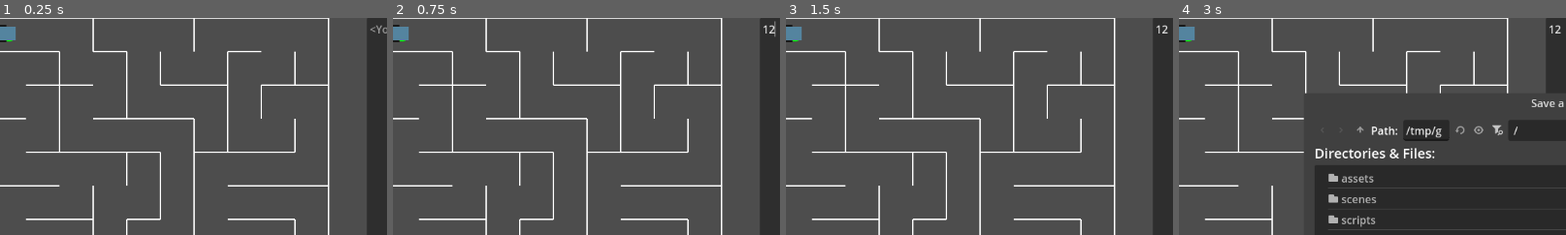
Above: before the commit, frames 1-4 (left to right).
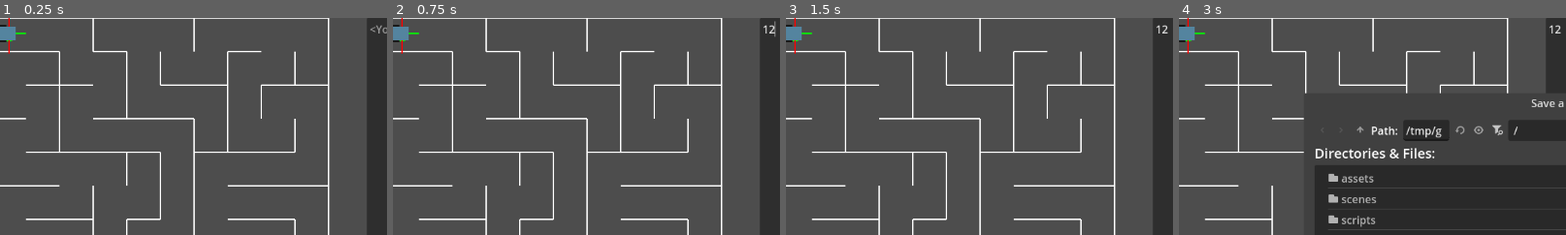
Above: after the commit, the same moments.

Repository: jamesabsolom/micromouse
Game: Godot game, scene res://scenes/main.tscn
Same seed, same stepped clock (60 frames per second), same inputs: the game is played once before the commit and once after it.
Inputs (mouse positions are % of the whole screen's width and height, from its top left):
- Up to frame 1 (0.25 s): no input
- Up to frame 2 (0.75 s): click (74, 47) at 0.52 s; type "12" at 0.6 s
- Up to frame 3 (1.5 s): click "RUN CODE" at 1.25 s
- Up to frame 4 (3 s): click "STOP" at 2 s; click "SAVE CODE" at 2.75 s
The pictures show only the part of the screen within x 1-51%, y 0-50%; the shares and areas given below are measured in that part.

The runs differ from the first frame. In frame 1, less than 0.1% of the frame differs, in the area x 2-7%, y 0-17%; in frame 2, less than 0.1%; in frame 3, less than 0.1%; in frame 4, less than 0.1%.

Commit message:
Added alot of new interpreter features and changed to indentation-based syntax

Diff:
--- a/scenes/mouse.tscn
+++ b/scenes/mouse.tscn
@@ -82,7 +82,7 @@
 
 [node name="FrontProx" type="RayCast2D" parent="."]
 position = Vector2(10, 0)
-target_position = Vector2(20, 0)
+target_position = Vector2(15, 0)
 
 [node name="RightProx" type="RayCast2D" parent="."]
 position = Vector2(0, 10)
--- a/scripts/globals.gd
+++ b/scripts/globals.gd
@@ -3,9 +3,10 @@
 ## DEBUG SETTINGS ##
 var interpreter_debug_enabled := false
 var debug_enabled := false
+var sensor_debug := false
 
 ## MOUSE SETTINGS ##
-var move_speed := 2
+var move_speed := 5
 var move_delay := 0.01
 var turn_delay := 0.01
-var repeat_delay := 0
+var repeat_delay := 0.01
--- a/scripts/mouse.gd
+++ b/scripts/mouse.gd
@@ -5,38 +5,58 @@
 var start_position: Vector2
 var start_rotation: float
 
-func _ready():
+@onready var front_prox: RayCast2D = $FrontProx
+@onready var left_prox: RayCast2D = $LeftProx
+@onready var right_prox: RayCast2D = $RightProx
+
+func _ready() -> void:
 	move_speed = Globals.move_speed
 	start_position = position
 	start_rotation = rotation
-	if Globals.debug_enabled:
-		print("HELLO FROM THE MOUSE")
-		print("THE MOUSE KNOWS WHERE IT IS")
-		print("THE MOUSE IS AT", start_position)
+	# Always enable processing so _process and _draw run each frame
+	set_process(true)
+	# Ensure raycasts are active
+	for rc in [front_prox, left_prox, right_prox]:
+		rc.enabled = true
 
-func move_forward():
+func _process(_delta: float) -> void:
+	# Update raycasts and redraw each frame
+	for rc in [front_prox, left_prox, right_prox]:
+		rc.force_raycast_update()
+	queue_redraw()
+
+func _draw() -> void:
+	# Draw each RayCast2D; red when colliding, green when not
+	for rc in [front_prox, left_prox, right_prox]:
+		var origin = to_local(rc.global_position)
+		var endpoint = to_local(rc.global_transform * rc.target_position)
+		var color = Color.RED if rc.is_colliding() else Color.GREEN
+		draw_line(origin, endpoint, color, 2)
+
+func move_forward() -> void:
 	var direction = Vector2.RIGHT.rotated(rotation)
 	velocity = direction * move_speed
 	move_and_collide(velocity)
 
-func turn_left():
-	rotation -= deg_to_rad(1)  # Turn 15 degrees left
+func turn_left() -> void:
+	rotation -= deg_to_rad(1)
 
-func turn_right():
-	rotation += deg_to_rad(1)  # Turn 15 degrees right
+func turn_right() -> void:
+	rotation += deg_to_rad(1)
 
 func read_sensor(name: String) -> bool:
 	match name:
 		"FRONT PROX":
-			print("Front Sensor Detected as", $FrontProx.is_colliding())
-			return $FrontProx.is_colliding()
+			if Globals.sensor_debug:
+				print("Front Sensor Detected as", front_prox.is_colliding())
+			return front_prox.is_colliding()
 		"LEFT PROX":
-			return $LeftProx.is_colliding()
+			return left_prox.is_colliding()
 		"RIGHT PROX":
-			return $RightProx.is_colliding()
+			return right_prox.is_colliding()
 		_:
 			return false
 
-func reset():
+func reset() -> void:
 	position = start_position
 	rotation = start_rotation
--- a/scripts/mouse_interpreter.gd
+++ b/scripts/mouse_interpreter.gd
@@ -16,9 +16,12 @@
 	stop_flag = true
 	emit_signal("finished")
 
-func run_script(script_text: String, mouse_ref: Node):
+func run_script(script_text: String, mouse_ref: Node):#
 	mouse = mouse_ref
 	command_queue = parse_script(script_text)
+	print("=== PARSE TREE ===")
+	dump_commands(command_queue)
+	print("=== END PARSE TREE ===")
 	if command_queue.is_empty():
 		push_error("No commands to run.")
 		return
@@ -28,79 +31,89 @@
 
 func parse_script(script: String) -> Array:
 	var lines = script.split("\n", false)
-	var tokens := []
-	var stack := []
-
-	for i in lines.size():
-		var raw_line = lines[i]
-		var line = raw_line.strip_edges().to_upper()
-		if line == "" or line.begins_with("#"):
+	var root_commands: Array = []
+	var stack: Array = []
+	for i in range(lines.size()):
+		var raw_line: String = lines[i]
+		# → DEBUG: show raw content and computed indent
+		var indent := 0
+		var rest := raw_line
+		while rest.begins_with("\t") or rest.begins_with("    "):
+			if rest.begins_with("\t"):
+				indent += 1
+				rest = rest.substr(1)
+			else:
+				indent += 1
+				rest = rest.substr(4)
+		var trimmed := rest.strip_edges()
+		print("DEBUG parse: line %d → indent=%d, trimmed=\"%s\"" % [i+1, indent, trimmed])
+		if trimmed == "" or trimmed.begins_with("#"):
 			continue
-
-		match line:
-			"LOOP":
-				var loop_block := {"action": "loop", "body": []}
-				stack.append(loop_block)
-			"ENDLOOP":
-				var finished = stack.pop_back()
-				if stack.is_empty():
-					tokens.append(finished)
-				else:
-					_append_command(stack, finished)
-			"MOVE":
-				_append_command(stack, {"action": "move", "line": i})
-			"LEFT":
-				_append_command(stack, {"action": "left", "line": i})
-			"RIGHT":
-				_append_command(stack, {"action": "right", "line": i})
-			"ENDREPEAT":
-				var finished = stack.pop_back()
-				if stack.is_empty():
-					tokens.append(finished)
-				else:
-					_append_command(stack, finished)
-			_:
-				if line.begins_with("REPEAT"):
-					var count = int(line.substr(6).strip_edges())
-					var repeat_block := {"action": "repeat", "count": count, "body": []}
-					stack.append(repeat_block)
-				elif line.begins_with("IF SENSOR"):
-					var name = line.substr(10).strip_edges()
-					var cond = {"action": "if", "condition": name, "body": [], "else_body": []}
-					stack.append(cond)
-				elif line == "ELSE":
-					var if_block = stack.pop_back()
-					if if_block["action"] != "if":
-						push_error("ELSE without matching IF")
-						return []
-					stack.append(if_block)
-					stack.append({"action": "else_body", "body": []})
-				elif line == "ENDIF":
-					var last = stack.pop_back()
-					if last["action"] == "else_body":
-						var wrapper = stack.pop_back()
-						wrapper["else_body"] = last["body"]
-						if stack.is_empty():
-							tokens.append(wrapper)
-						else:
-							_append_command(stack, wrapper)
-					else:
-						if stack.is_empty():
-							tokens.append(last)
-						else:
-							_append_command(stack, last)
-				else:
-					push_error("Unknown command: %s" % line)
-	return tokens
-
-func _append_command(stack: Array, cmd: Dictionary):
-	if stack.is_empty():
-		command_queue.append(cmd)
-	else:
-		if stack[-1].has("body") and typeof(stack[-1]["body"]) == TYPE_ARRAY:
-			stack[-1]["body"].append(cmd)
+		var content := trimmed.to_upper()
+		# Pop finished or same-level blocks
+		while stack.size() > 0 and (indent < stack[-1]["indent"] or ((stack[-1]["action"] in ["repeat", "loop", "while"]) and indent == stack[-1]["indent"])):
+			stack.pop_back()
+		# Determine where to append this command
+		var parent_body: Array
+		if stack.is_empty():
+			parent_body = root_commands
 		else:
-			push_error("Cannot append command — stack top has no valid 'body'")
+			var top = stack[-1]
+			if top["action"] == "if" and top.get("state", "body") == "else":
+				parent_body = top["else_body"]
+			else:
+				parent_body = top["body"]
+
+		# Parse commands
+		if content == "LOOP":
+			var loop_block = {"action":"loop", "body":[], "indent":indent}
+			parent_body.append(loop_block)
+			stack.append(loop_block)
+		elif content.begins_with("REPEAT"):
+			var count := int(content.substr(6).strip_edges())
+			var repeat_block = {"action":"repeat", "count":count, "body":[], "indent":indent}
+			parent_body.append(repeat_block)
+			stack.append(repeat_block)
+		elif content.begins_with("WHILE NOT SENSOR"):
+			var name = trimmed.substr(len("WHILE NOT SENSOR")).strip_edges()
+			var while_block = {"action":"while", "condition":name, "negate":true, "body":[], "indent":indent}
+			parent_body.append(while_block)
+			stack.append(while_block)
+		elif content.begins_with("WHILE SENSOR"):
+			var name = trimmed.substr(len("WHILE SENSOR")).strip_edges()
+			var while_block = {"action":"while", "condition":name, "negate":false, "body":[], "indent":indent}
+			parent_body.append(while_block)
+			stack.append(while_block)
+		elif content.begins_with("IF SENSOR"):
+			var name := trimmed.substr(len("IF SENSOR")).strip_edges()
+			var if_block = {"action":"if", "condition":name, "negate":false, "body":[], "else_body":[], "indent":indent, "state":"body"}
+			parent_body.append(if_block)
+			stack.append(if_block)
+		elif content.begins_with("IF NOT SENSOR"):
+			# New support for inverted sensor check
+			var name := trimmed.substr(len("IF NOT SENSOR")).strip_edges()  # length of "IF NOT SENSOR"
+			var if_block = {"action":"if", "condition":name, "negate":true, "body":[], "else_body":[], "indent":indent, "state":"body"}
+			parent_body.append(if_block)
+			stack.append(if_block)
+		elif content == "ELSE":
+			if stack.is_empty() or stack[-1]["action"] != "if":
+				push_error("ELSE without matching IF")
+				return []
+			# Switch to else body for this if block
+			stack[-1]["state"] = "else"
+		elif content == "MOVE":
+			parent_body.append({"action":"move", "line":i})
+		elif content == "LEFT":
+			parent_body.append({"action":"left", "line":i})
+		elif content == "RIGHT":
+			parent_body.append({"action":"right", "line":i})
+		else:
+			push_error("Unknown command: %s" % trimmed)
+			return []
+	print_debug("=== PARSE TREE ===")
+	_debug_print_commands(root_commands)
+	print_debug("=== END PARSE TREE ===")
+	return root_commands
 
 func _run_command_list(commands: Array) -> void:
 	for cmd in commands:
@@ -128,23 +141,100 @@
 						return
 					await _run_command_list(cmd["body"])
 					count += 1
+
+			"while":
+				# wcount must be typed so GDScript infers it correctly
+				var wcount: int = 0
+				# explicitly type your command‐fields
+				var sensor_name: String = cmd["condition"]
+				var negate: bool = cmd.get("negate", false)
+				# loop only while the (possibly‐negated) sensor stays true
+				while running \
+				  and not stop_flag \
+				  and (mouse.read_sensor(sensor_name) != negate):
+					if wcount >= max_iterations:
+						push_error("Infinite loop detected — execution aborted.")
+						running = false
+						return
+					await _run_command_list(cmd["body"])
+					wcount += 1
+				# jump straight back to the outer LOOP when the sensor flips
+				return
+
 			"repeat":
-				for i in cmd["count"]:
+				for i in range(cmd["count"]):
 					if stop_flag:
 						return
 					await _run_command_list(cmd["body"])
+
 			"if":
-				var result = mouse.read_sensor(cmd["condition"])
+				var sensor_name: String = cmd["condition"]
+				var raw_val: bool    = mouse.read_sensor(sensor_name)
+				var neg: bool        = cmd.get("negate", false)
+				# Godot inline‐if instead of C‐style ternary:
+				var result: bool = raw_val if not neg else not raw_val
 				if result:
 					await _run_command_list(cmd["body"])
 				else:
-					await _run_command_list(cmd.get("else_body", []))
-
-		if cmd["action"] == "LEFT" or cmd["action"] == "RIGHT":
-			await get_tree().create_timer(Globals.turn_delay).timeout
-		elif "REPEAT" in cmd["action"]:
-			await get_tree().create_timer(Globals.repeat_delay).timeout
-		else:
-			await get_tree().create_timer(Globals.move_delay).timeout
+					await _run_command_list(cmd["else_body"])
+
+		var delay: float
+		match cmd["action"]:
+			"left", "right":
+				delay = Globals.turn_delay
+			"repeat", "loop":
+				delay = Globals.repeat_delay
+			_:
+				delay = Globals.move_delay
+		await get_tree().create_timer(delay).timeout
+
 	if not stop_flag:
 		emit_signal("finished")
+
+# Dump the parsed command tree so you can see exactly
+# which commands ended up in which bodies/else_bodies.
+func dump_commands(cmds: Array, level: int = 0) -> void:
+	for cmd in cmds:
+		# indent the printout by one tab per tree‐level
+		var prefix := ""
+		for temp in range(level):
+			prefix += "\t"
+		# print the basic info
+		var info := "%s- action=%s (indent=%s)" % [prefix, cmd["action"], cmd.get("indent", "?")]
+		if cmd["action"] == "if":
+			info += " condition=\"%s\" negate=%s" % [cmd["condition"], cmd.get("negate", false)]
+		elif cmd["action"] == "repeat" or cmd["action"] == "loop":
+			info += " count=%s" % [cmd.get("count", "")]
+		print(info)
+
+		# recurse into bodies
+		if cmd["action"] == "if":
+			print("%s  body:" % prefix)
+			dump_commands(cmd["body"], level + 1)
+			print("%s  else_body:" % prefix)
+			dump_commands(cmd["else_body"], level + 1)
+		elif cmd["action"] in ["repeat", "loop", "while"]:
+			print("%s  body:" % prefix)
+			dump_commands(cmd["body"], level + 1)
+
+func _debug_print_commands(commands: Array, level: int = 0) -> void:
+	for cmd in commands:
+		# use String.repeat(), not "*" operator
+		var prefix: String      = "    ".repeat(level)
+		var indent_val: String  = str(cmd.get("indent", "?"))
+		var action: String      = cmd.get("action", "")
+		var extra: String       = ""
+
+		if action == "if":
+			extra = " condition=%s negate=%s" % [cmd["condition"], cmd.get("negate", false)]
+		elif action == "repeat":
+			extra = " count=%s" % cmd["count"]
+		# loop has no extra
+
+		print_debug("%s- %s (indent=%s)%s" % [prefix, action, indent_val, extra])
+
+		if cmd.has("body") and cmd["body"].size() > 0:
+			_debug_print_commands(cmd["body"], level + 1)
+		if cmd.has("else_body") and cmd["else_body"].size() > 0:
+			print_debug("%s  else:" % prefix)
+			_debug_print_commands(cmd["else_body"], level + 1)
Not shown, added: example_code/Simple_move_2
